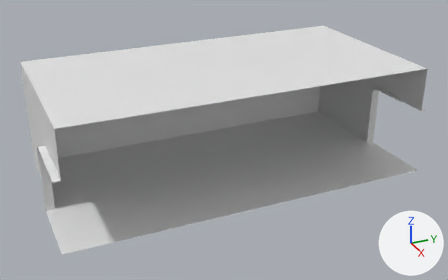
An edit to the Blender file assets/meshes/blender/base_2l_room.blend, drawn before and after from the same camera.
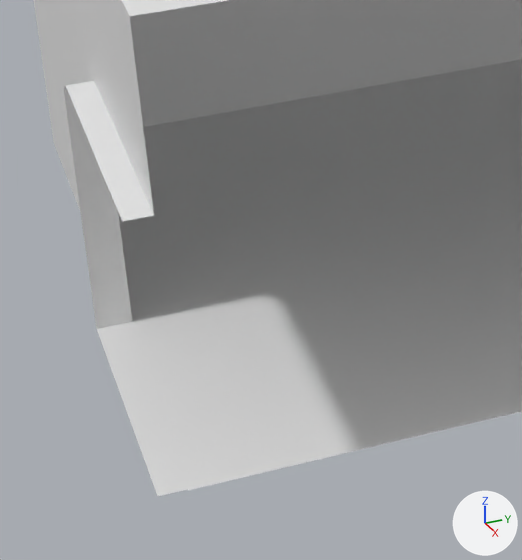
The first picture shows the older version from a 50 mm lens placed at (7.23, -0.87, 2.95), pointed at (-1.34, 2.99, -1.33). The close-ups show both versions on the part from 5% to 35% of the width and 45% to 97% of the height of that picture; other places that the commit changed are outside them. The lights are fixed; the arrows at lower right show +X, +Y and +Z.

The older version as bpy lines, for what is in view:
```python
me_plane_015 = bpy.data.meshes.new('Plane.015')
me_plane_015.from_pydata(...)  # 47 vertices, 23 faces, 1 loose edge; spans x -3.0..0.0, y 0.0..6.0, z -1.91..-0.09
me_plane_017 = bpy.data.meshes.new('Plane.017')
me_plane_017.from_pydata(...)  # 46 vertices, 34 faces; spans x 0.203..1.003, y 2.861..2.896, z 0.09..1.235
ob_plane_001 = bpy.data.objects.new('Plane.001', me_plane_015)
ob_plane_001.location = (0.0, 0.0, 0.0)
ob_plane_003 = bpy.data.objects.new('Plane.003', me_plane_017)
ob_plane_003.location = (-1.5, 3.0, -2.0)
_m = ob_plane_003.modifiers.new('Mirror', 'MIRROR')
_m.use_axis = (False, True, False)
```
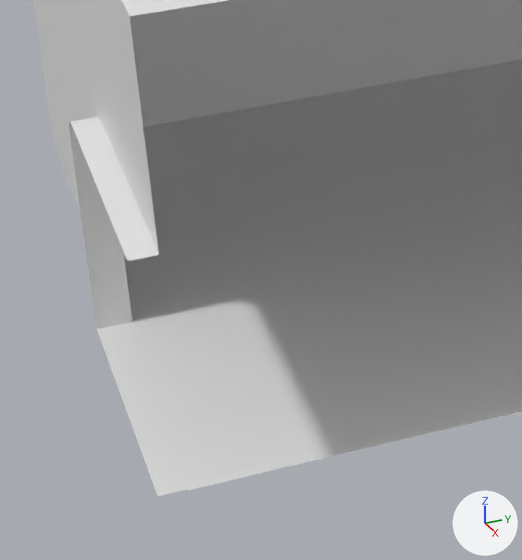
Location of each change, (x1, y1, x2, y2) in pixels of the close-ups (522 x 560 px; the box of a moved part takes in the faces that stretch with it):
part 1 of me_plane_015, moved or reshaped: before (34, 0, 154, 329); after (34, 0, 159, 329)

The change, as a diff of the scene's bpy script:
```diff
--- a/assets/meshes/blender/base_2l_room.blend.py
+++ b/assets/meshes/blender/base_2l_room.blend.py
@@ me_plane_015 @@
 me_plane_015.from_pydata(...)  # 47 vertices, 23 faces, 1 loose edge; spans x -3.0..0.0, y 0.0..6.0, z -1.91..-0.09
 # used by ob_plane_001; location = (0.0, 0.0, 0.0)
+# me_plane_015 part 1: all 16 vertices in x -1.25..0.0, y 0.0..0.1, z -0.92..-0.81 are moved by (0.0, 0.0, -0.15)
```
